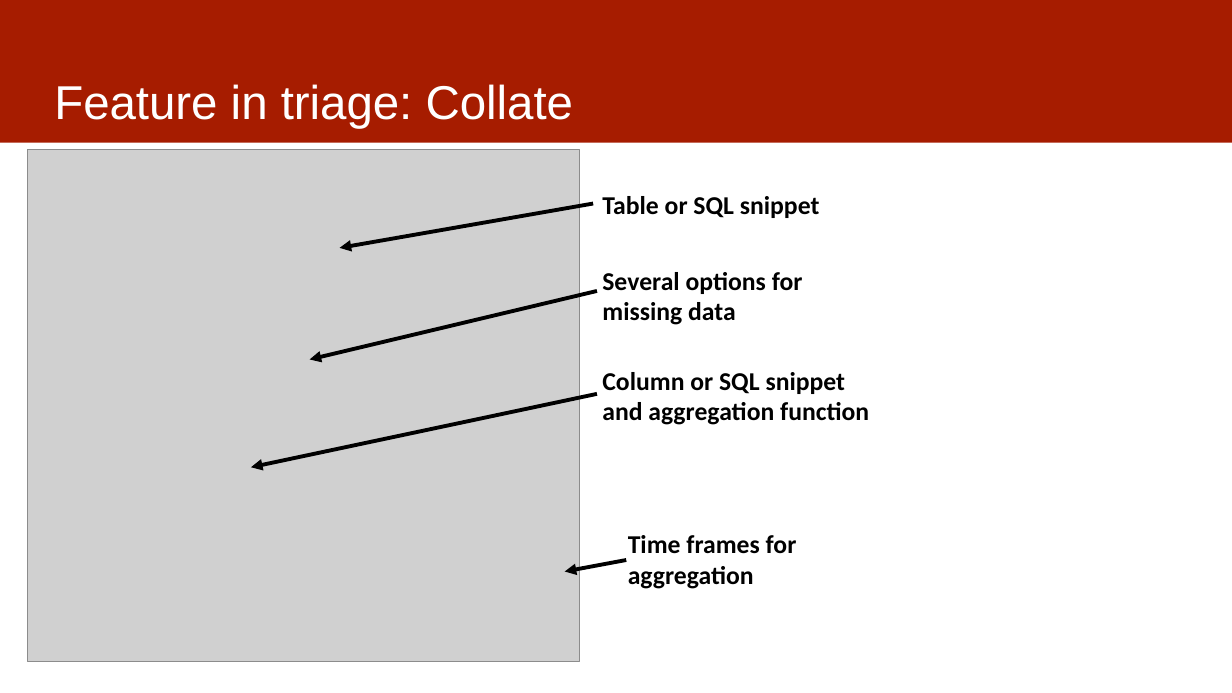
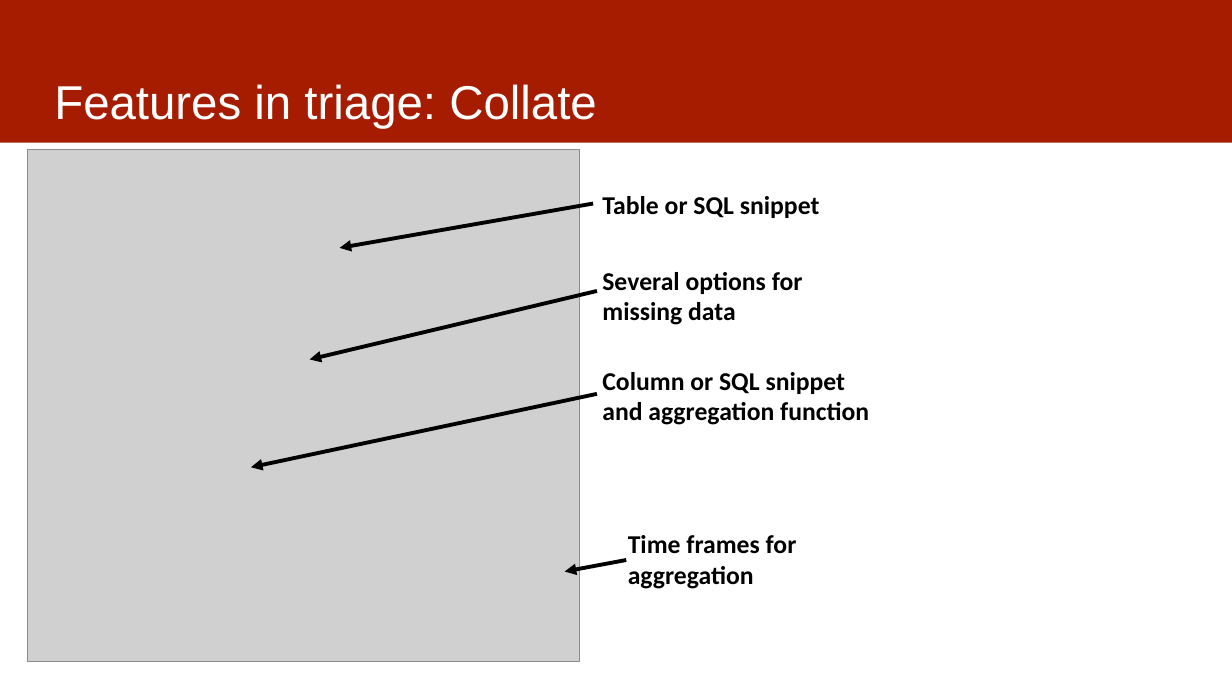
Before and after one commit to dssg/mlforpublicpolicylab, a slide deck: slide 20 of Lectures/12-features-and-imputation.pptx (slide 19 before the commit). Drawn at 1232x693 pixels with LibreOffice and Linux fonts; fonts in the diff are those of the drawing; grey boxes stand for pictures. Boxes give left, top, right and bottom in pixels: in the first picture for what was removed or moved away, otherwise in the second. Text is boxed around its words. In the diff, an @@ line names an element or a change of style, - is before the commit and + after.

```diff
--- a/Lectures/12-features-and-imputation.pptx
+++ b/Lectures/12-features-and-imputation.pptx
@@ title at <box>54,84,597,129</box>: text changed @@
-Feature in triage: Collate
+Features in triage: Collate
```
Also in this commit, not shown: 3 other slides changed, 1 slide added, 1 slide removed, 1 other file.
